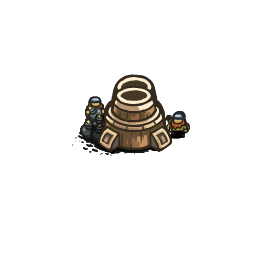
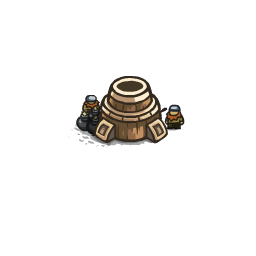
The second 256x256 image is a revision of the first. Changes to its layers:
removed layer "tower_artillery_lvl1_layer4_0015.png" over left=72, top=85, right=185, bottom=156
removed layer "tower_artillery_lvl1_layer4_0013.png" over left=72, top=74, right=185, bottom=156
renamed "tower_artillery_lvl1_layer4_0001.png" to "ArtilleryTower_Level10003.png", hid it, moved it above "ArtilleryTower_Level10002.png", painted on it over left=68, top=84, right=186, bottom=156
removed layer "tower_artillery_lvl1_layer3_0002.png" (1st of 2) over left=85, top=96, right=189, bottom=138
removed layer "tower_artillery_lvl1_layer3_0010.png" over left=85, top=96, right=190, bottom=138
removed layer "tower_artillery_lvl1_layer3_0008.png" over left=85, top=96, right=190, bottom=138
removed layer "tower_artillery_lvl1_layer3_0007.png" over left=85, top=96, right=190, bottom=138
removed layer "tower_artillery_lvl1_layer3_0003.png" over left=86, top=101, right=189, bottom=138
removed layer "tower_artillery_lvl1_layer3_0002.png" (2nd of 2) over left=86, top=103, right=189, bottom=138
renamed "tower_artillery_lvl1_layer4_0008.png" to "ArtilleryTower_Level10002.png", hid it, moved it above "ArtilleryTower_Level10001.png", painted on it over left=68, top=79, right=185, bottom=156
renamed "tower_artillery_lvl1_layer4_0010.png" to "ArtilleryTower_Level10001.png", moved it above "ArtilleryTower_Level10000.png", painted on it over left=68, top=76, right=185, bottom=156
renamed "tower_artillery_lvl1_layer4_0012.png" to "ArtilleryTower_Level10000.png", hid it, painted on it over left=68, top=76, right=185, bottom=156
